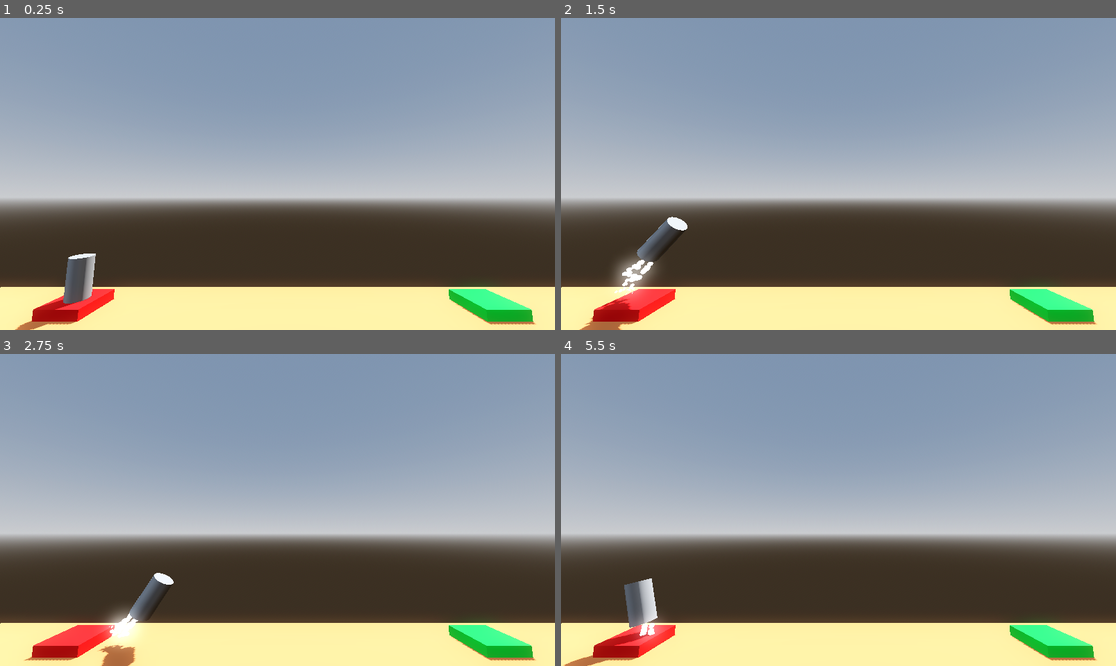
Above: before the commit, frames 1-4 (two rows, left to right).
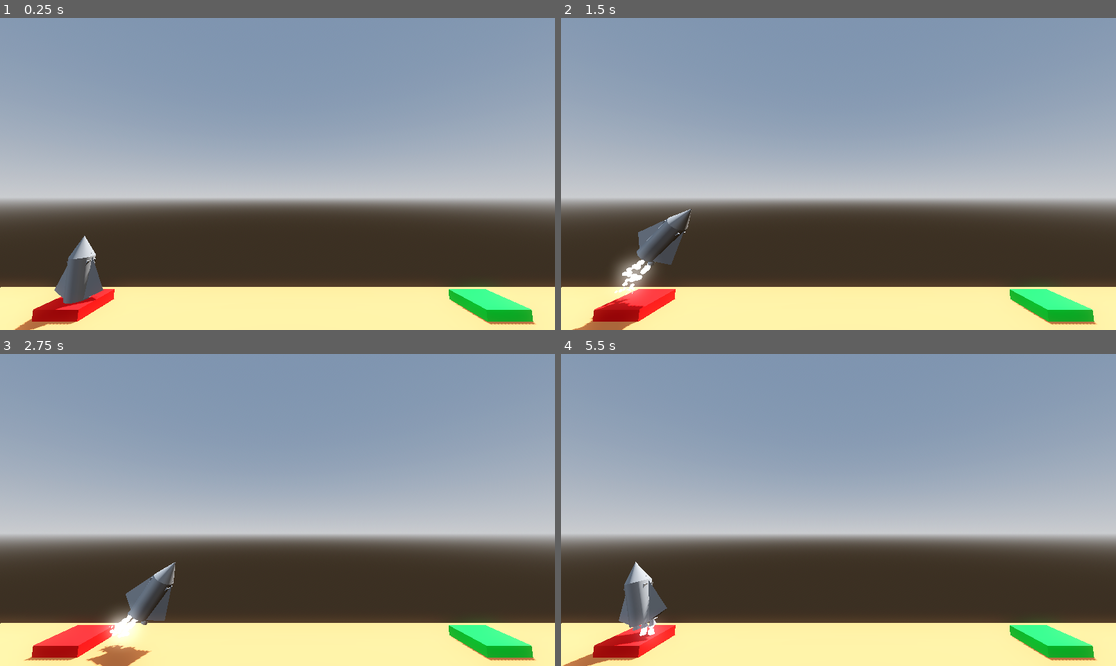
Above: after the commit, the same moments.

Repository: roomno17/project-boost
Game: Godot game, scene res://levels/level.tscn
The game is run twice, just before and just after one commit, with the same random seed, the same clock (stepped at 60 frames per second) and the same inputs.
Inputs:
- Up to frame 1 (0.25 s): no input
- Up to frame 2 (1.5 s): hold D (rright) 0.53-1.28 s; hold Space (space) 0.53-1.28 s; hold A (rleft) from 1.28 s (still down); tap Space (space) at 1.35 s
- Up to frame 3 (2.75 s): release A (rleft) at 2.03 s; hold D (rright) from 2.03 s (still down); hold Space (space) from 2.03 s (still down)
- Up to frame 4 (5.5 s): release Space (space) at 2.78 s; tap Space (space) at 2.85, 4.35 s; release D (rright) at 3.53 s; hold Space (space) 3.53-4.28 s; hold A (rleft) from 3.53 s (still down); hold Space (space) from 5.03 s (still down)

The runs differ from the first frame. In frame 1, 0.6% of the frame differs, in the area x 2-19%, y 69-100%; in frame 2, 0.6%; in frame 3, 0.7%, in the area x 15-32%, y 66-100%; in frame 4, 0.7%.

Commit message:
made ship

Diff:
--- a/player/player.gd
+++ b/player/player.gd
@@ -59,7 +59,7 @@
 
 func complete_level(next_level):
 	success.play()
-	success_particles.emitting = true
+	success_particles.emittingwd = true
 	transitioning=true
 	await get_tree().create_timer(1).timeout
 	get_tree().change_scene_to_file.call_deferred(next_level)
--- a/player/player.tscn
+++ b/player/player.tscn
@@ -11,6 +11,17 @@
 [sub_resource type="CylinderMesh" id="CylinderMesh_g1dw6"]
 
 [sub_resource type="CylinderShape3D" id="CylinderShape3D_oul6g"]
+
+[sub_resource type="CylinderMesh" id="CylinderMesh_boad6"]
+top_radius = 0.0
+height = 1.0
+
+[sub_resource type="CylinderMesh" id="CylinderMesh_rgyib"]
+top_radius = 0.0
+bottom_radius = 0.15
+height = 0.45
+
+[sub_resource type="PrismMesh" id="PrismMesh_hg6s5"]
 
 [node name="player" type="RigidBody3D"]
 transform = Transform3D(1, 0, 0, 0, 1, 0, 0, 0, 1, 0, -0.3693607, 0)
@@ -54,4 +65,28 @@
 
 [node name="ExplosionParticles" parent="." instance=ExtResource("7_rgyib")]
 
+[node name="MeshInstance3D2" type="MeshInstance3D" parent="."]
+transform = Transform3D(1, 0, 0, 0, 1, 0, 0, 0, 1, 0, 1.5005519, 0)
+mesh = SubResource("CylinderMesh_boad6")
+
+[node name="MeshInstance3D4" type="MeshInstance3D" parent="."]
+transform = Transform3D(1, 0, 0, 0, 1, 0, 0, 0, 1, 0, -1.0093117, 0)
+mesh = SubResource("CylinderMesh_rgyib")
+
+[node name="MeshInstance3D6" type="MeshInstance3D" parent="."]
+transform = Transform3D(1, 0, 0, 0, 1, 0, 0, 0, 1, -0.4, -1.009, 0)
+mesh = SubResource("CylinderMesh_rgyib")
+
+[node name="MeshInstance3D5" type="MeshInstance3D" parent="."]
+transform = Transform3D(1, 0, 0, 0, 1, 0, 0, 0, 1, 0.4, -1.009, 0)
+mesh = SubResource("CylinderMesh_rgyib")
+
+[node name="MeshInstance3D3" type="MeshInstance3D" parent="."]
+transform = Transform3D(-1.1281353e-08, 0.91641164, 0.80047417, -2.8776272e-08, 0.40023708, -1.8328233, -0.5, -4.371139e-08, 8.742278e-08, 0.34827495, 0.091778696, 0)
+mesh = SubResource("PrismMesh_hg6s5")
+
+[node name="MeshInstance3D7" type="MeshInstance3D" parent="."]
+transform = Transform3D(-2.1855694e-08, -0.9163627, 0.8006981, 0, 0.40034905, 1.8327254, -0.5, 4.0055486e-08, -3.4999626e-08, -0.348, 0.092, 0)
+mesh = SubResource("PrismMesh_hg6s5")
+
 [connection signal="body_entered" from="." to="." method="_on_body_entered"]
Not shown: 1 places in player/player.tscn that only renumber resources
